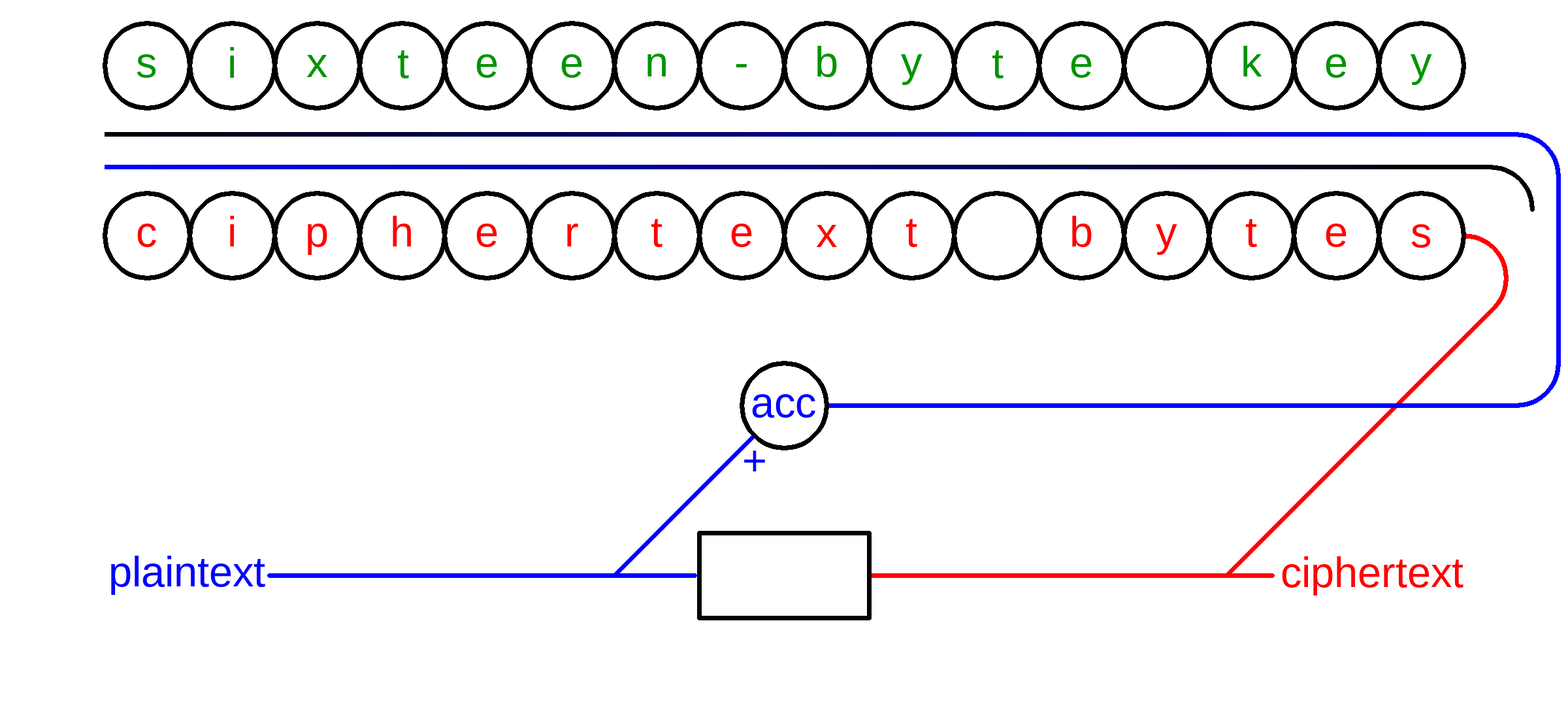
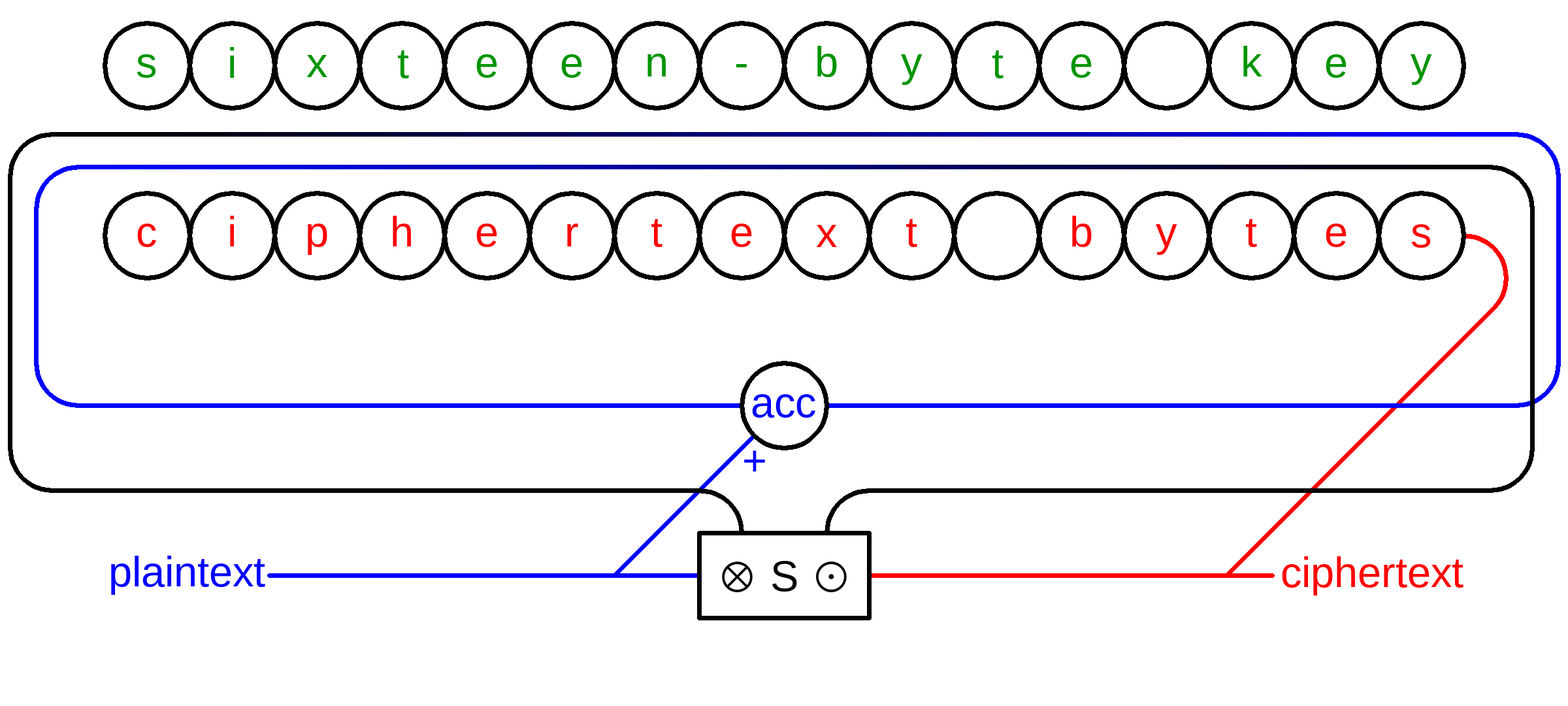
Before/after of a (1568, 706) layered artwork. What changed in the layer stack:
added layer "⊗ S ⊙" above "Drawing" over [721, 560, 847, 592]
painted on "Drawing" over [7, 31, 1535, 578]
painted on "Background" over [9, 133, 1533, 576]
